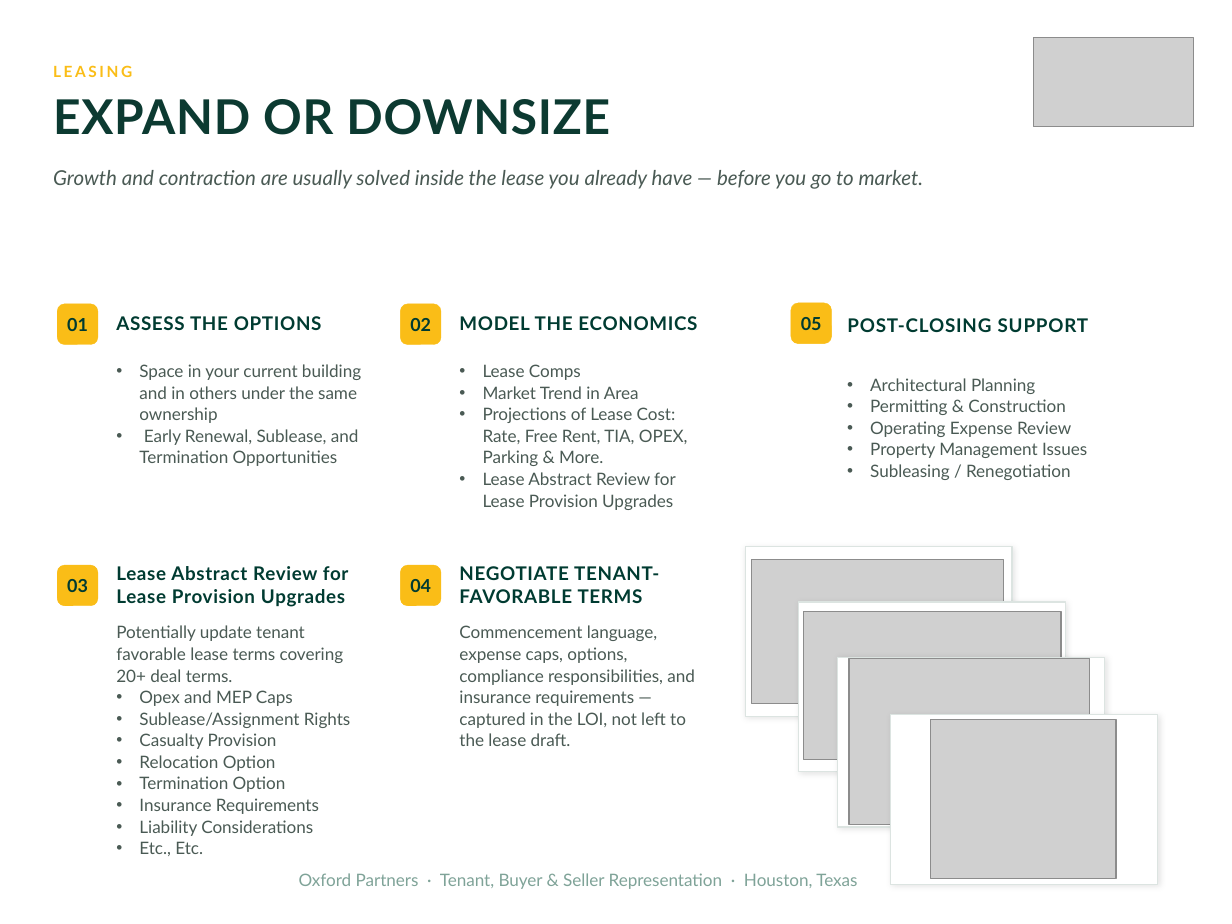
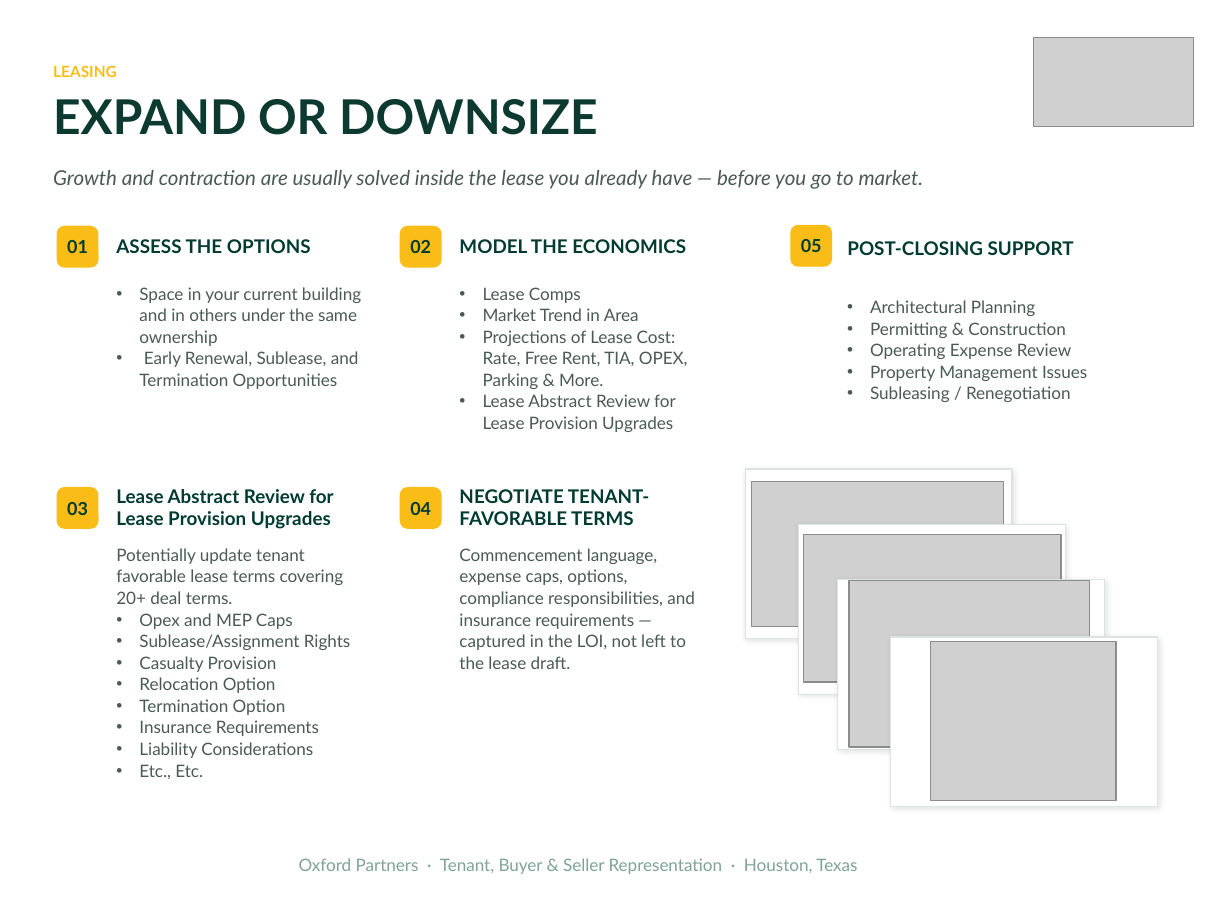
Before and after one commit to rhartsell-ar/oxford-templates, a slide deck: slide 6 of Oxford_How_We_Work_ Updated Sept 2026.pptx. Drawn at 1232x924 pixels with LibreOffice and Linux fonts; fonts in the diff are those of the drawing; grey boxes stand for pictures. Boxes give left, top, right and bottom in pixels: in the first picture for what was removed or moved away, otherwise in the second. Text is boxed around its words. In the diff, an @@ line names an element or a change of style, - is before the commit and + after.

```diff
--- a/Oxford_How_We_Work_ Updated Sept 2026.pptx
+++ b/Oxford_How_We_Work_ Updated Sept 2026.pptx
@@ text "LEASING" at (x1=53, y1=65, x2=117, y2=77): letter spacing 1.5 to 0 pt @@
@@ text "EXPAND OR DOWNSIZE" at (x1=53, y1=99, x2=597, y2=135): letter spacing 0.5 to 0 pt @@
@@ 6 texts, 4 rounded rectangles, 3 pictures moved together from (x1=58, y1=304, x2=1116, y2=878) to (x1=58, y1=227, x2=1116, y2=801) @@
@@ outline #FABD17 0.25 pt to #FABD17 0.75 pt in 5 elements at (x1=58, y1=488, x2=99, y2=529), (x1=400, y1=488, x2=441, y2=529), (x1=791, y1=225, x2=832, y2=266), (x1=58, y1=227, x2=99, y2=267), (x1=400, y1=227, x2=441, y2=267) @@
@@ 10 texts, 1 picture, 1 rounded rectangle moved together from (x1=116, y1=303, x2=1089, y2=856) to (x1=116, y1=225, x2=1089, y2=779) @@
@@ text "POST-CLOSING SUPPORT" at (x1=847, y1=241, x2=1074, y2=255): letter spacing 0.5 to 0 pt @@
@@ rectangle moved from (x1=891, y1=715, x2=1158, y2=885) to (x1=745, y1=469, x2=1013, y2=639) @@
@@ letter spacing 0.4 to 0 pt in 4 elements at (x1=116, y1=239, x2=311, y2=253), (x1=459, y1=239, x2=686, y2=253), (x1=116, y1=489, x2=333, y2=529), (x1=459, y1=489, x2=650, y2=525) @@
@@ rectangle moved from (x1=745, y1=547, x2=1013, y2=717) to (x1=798, y1=525, x2=1066, y2=695) @@
@@ rectangle moved from (x1=798, y1=602, x2=1066, y2=772) to (x1=838, y1=580, x2=1105, y2=750) @@
@@ rectangle moved from (x1=838, y1=658, x2=1105, y2=828) to (x1=891, y1=637, x2=1158, y2=807) @@
@@ text "Oxford Partners · Tenant, Buyer ..." moved from (x1=299, y1=873, x2=857, y2=889) to (x1=299, y1=858, x2=857, y2=874) @@
```
Also in this commit, not shown: 16 other slides changed.
